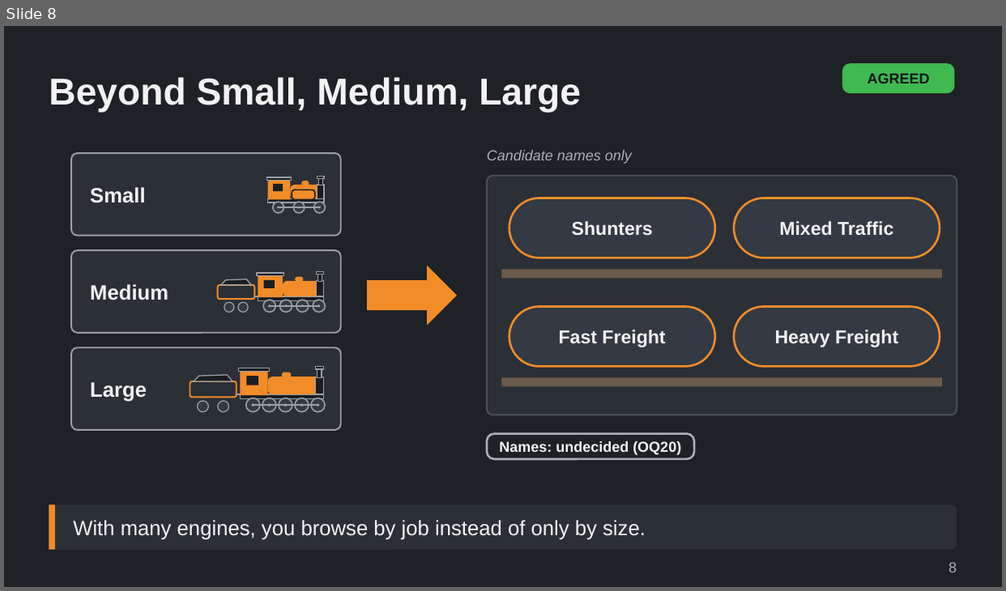
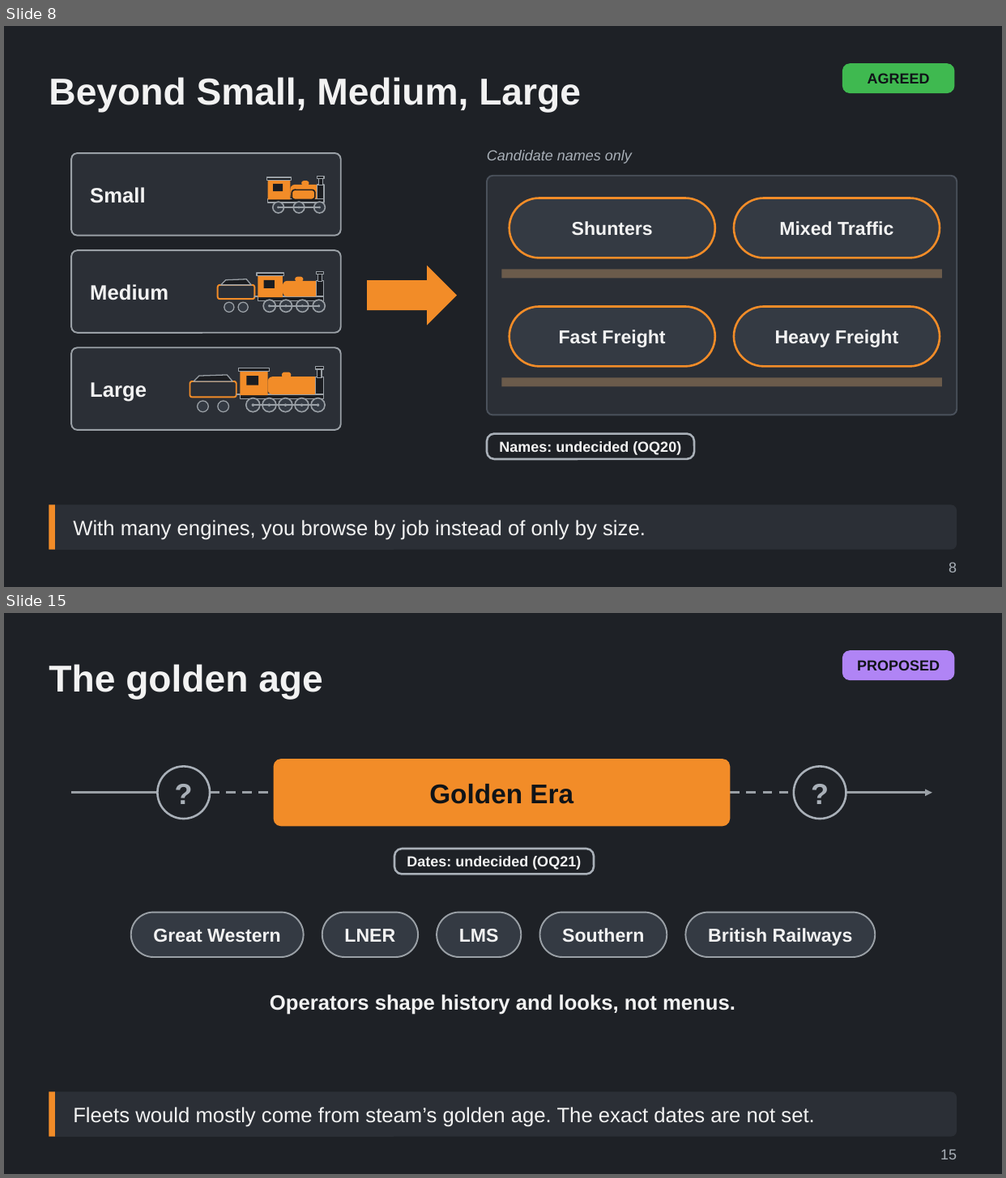
Before and after one commit to Tarenkookoo/Satisfactory---Early-Locomotion, a slide deck: Reporting/Claude Presents/Deck7_AfterLaunch_Packs/After_Launch_Packs_Locomotives_and_History_Explained.pptx. Shown one above the other, each under a label of ours: slide 8 before the commit, slides 8 and 15 after it; the slides between them are not shown. The pictures are 1006x591 and 1006x1178 pixels, drawn with LibreOffice and Linux fonts; fonts in the diff are those of the drawing. Boxes give left, top, right and bottom in pixels: in the first picture for what was removed or moved away, otherwise in the second. Text is boxed around its words. In the diff, an @@ line names an element or a change of style, - is before the commit and + after.

```diff
--- a/Reporting/Claude Presents/Deck7_AfterLaunch_Packs/After_Launch_Packs_Locomotives_and_History_Explained.pptx
+++ b/Reporting/Claude Presents/Deck7_AfterLaunch_Packs/After_Launch_Packs_Locomotives_and_History_Explained.pptx
@@ slide 15 added at box(4, 613, 1002, 1174), background #1E2126 @@
@@ rounded rectangle added at box(842, 650, 955, 680), fill #B084F5, 14 pt, text #101418, bold @@
+PROPOSED
@@ title added at box(49, 664, 323, 699), 36 pt, text #F2F2F2, bold @@
+The golden age
@@ group added at box(71, 759, 932, 826): 3 lines, 2 ellipses, 1 arrow, 1 rounded rectangle @@
+?
+?
+Golden Era
@@ rounded rectangle added at box(394, 849, 594, 875), outline #A9B0B8 2 pt, 14 pt, text #F2F2F2, bold @@
+Dates: undecided (OQ21)
@@ group added at box(131, 913, 876, 957): 5 rounded rectangles @@
+Great Western
+LNER
+LMS
+Southern
+British Railways
@@ text added at box(270, 995, 735, 1015), 20 pt, text #F2F2F2, bold @@
+Operators shape history and looks, not menus.
@@ rounded rectangle added at box(49, 1093, 957, 1137), fill #2B2F36, 20 pt, text #F2F2F2 @@
+Fleets would mostly come from steam’s golden age. The exact dates are not set.
@@ rectangle added at box(49, 1093, 55, 1137), fill #F28C28 @@
@@ text added at box(940, 1149, 957, 1160), 14 pt, text #A9B0B8 @@
+15
```
Also in this commit, not shown: 15 other slides added, 5 other files.
